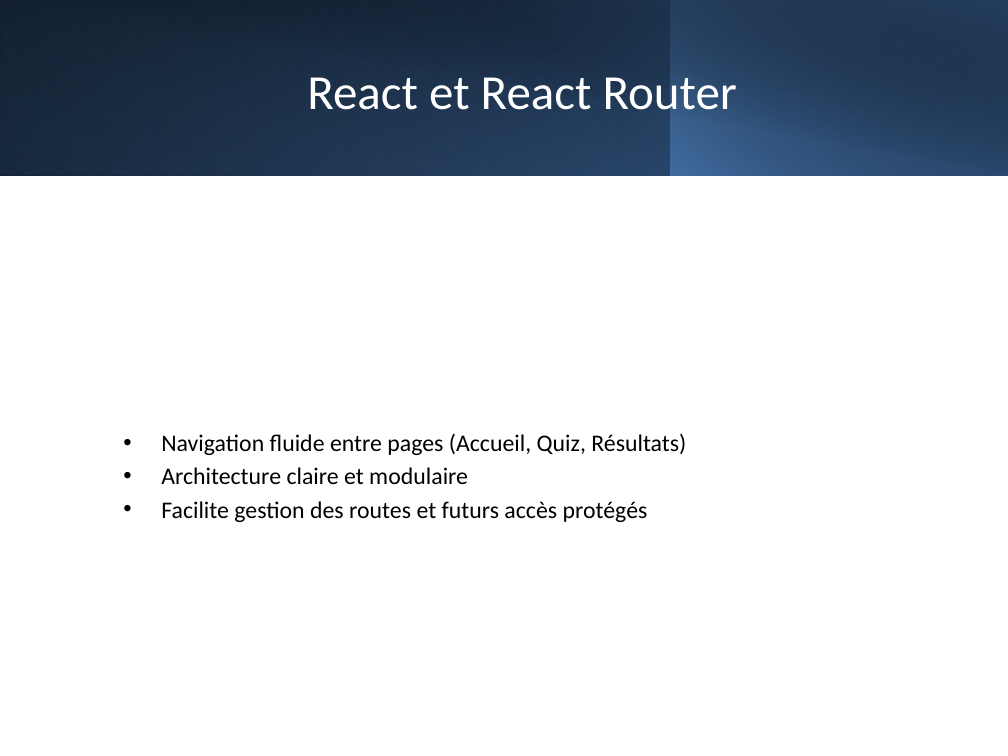
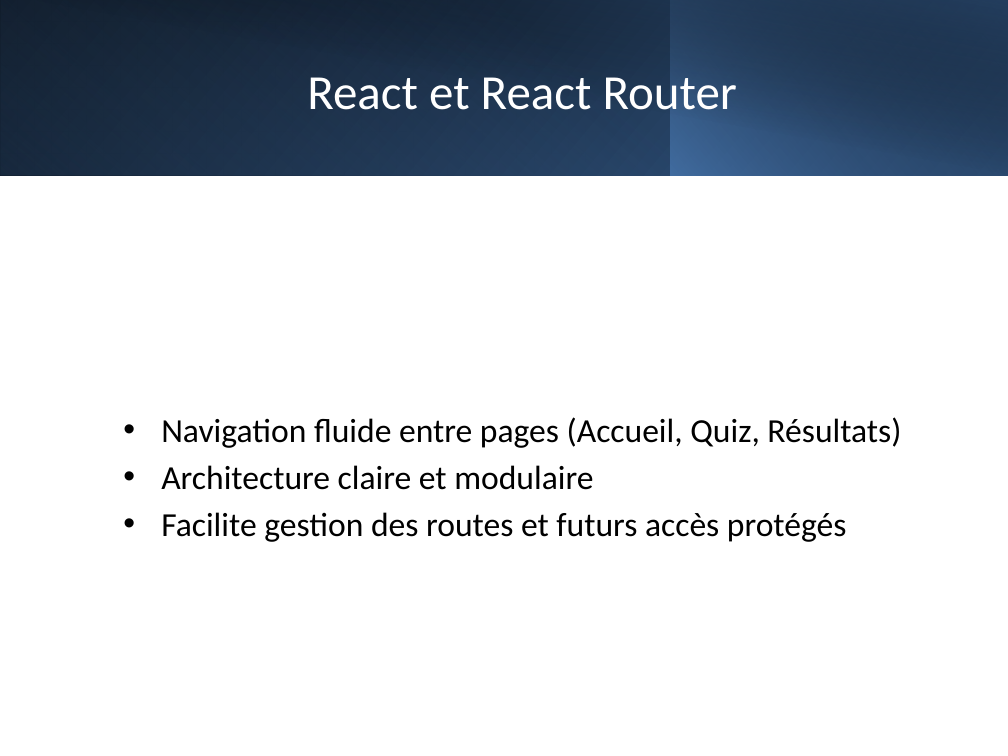
Before and after one commit to calystoxi/quiz-CG, a slide deck: slide 4 of presentation/Presentation_Quiz.pptx. Drawn at 1008x756 pixels with LibreOffice and Linux fonts; fonts in the diff are those of the drawing. Boxes give left, top, right and bottom in pixels: in the first picture for what was removed or moved away, otherwise in the second. Text is boxed around its words. In the diff, an @@ line names an element or a change of style, - is before the commit and + after.

Commit message:
updated powerpoint

```diff
--- a/presentation/Presentation_Quiz.pptx
+++ b/presentation/Presentation_Quiz.pptx
@@ text "Navigation fluide entre pages (Accueil, ..." at box(161, 417, 901, 542): size 17 to 24 pt; more space between paragraphs @@
```
Also in this commit, not shown: 3 other slides changed, 1 slide added, 1 other file.
